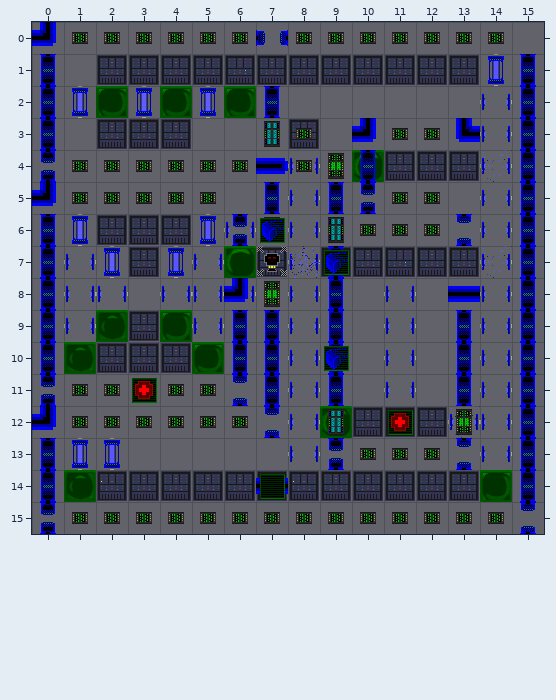
Tiled map, stored at data/stories/ascension/level_02.tmx. Above, as it was before the edit.
Cells are 32x32 px. Shown: x 0..15, y 0..15.
After the commit:
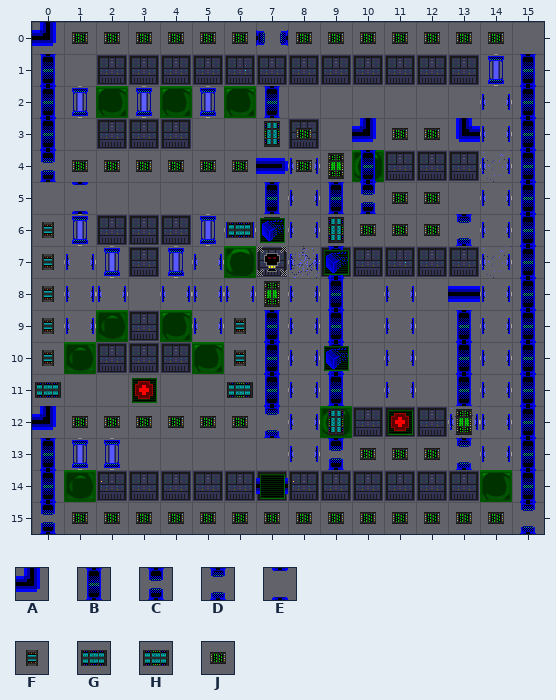
Key: from "alive-tileset": A 20, B 36, C 37, D 38, E 39, F 41, G 42, H 43, J 52.
_ is an empty cell, . an unchanged one.
The commit says: remove two caps from the core room, to see the red walls behind
Difference:
--- layer "Walls"
@@ x 0..6 @@
- 5 AJJJJJ.
- 6 B.....C
- 7 B......
- 8 B.....A
- 9 B.....B
-10 B.....B
-11 CJJ.JJD
+ 5 _E____.
+ 6 F.....G
+ 7 F......
+ 8 F....._
+ 9 F.....F
+10 F.....F
+11 G__.__H
Boxes around the changes in both pictures, in picture pixels (x1, y1, x2, y2):
changed: (32, 182, 253, 406)
